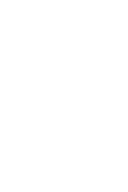
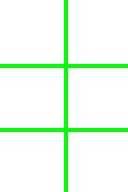
Layers edited between the first and the second 128×192 image:
painted on "Background" over (x1=0, y1=0, x2=128, y2=192)
